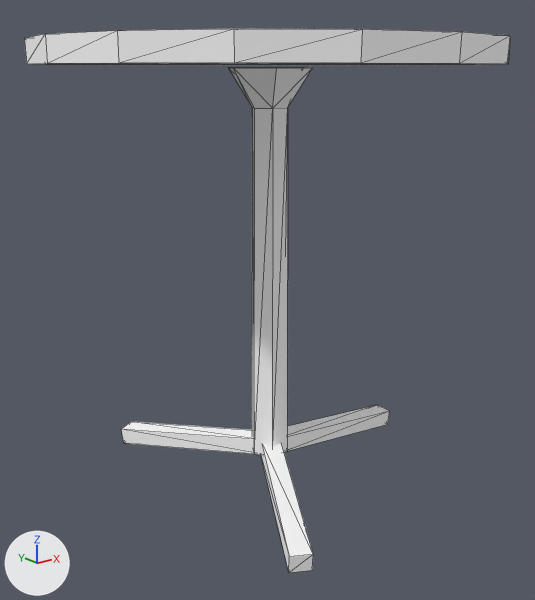
Two versions of the glTF model games/yorimichi/assets/belmonte/meshes/SM_BM_BP_CafeTable.glb, one commit apart.
Camera for both pictures: a camera (50 mm lens) standing at (-0.758, -0.942, 0.7) and looking at (-0.011, -0.009, 0.326). Every picture has the same lights, and +X, +Y and +Z are marked at lower left. The first picture is the older version. Mesh edges are drawn as thin lines. Vertices at exactly the same position are counted once.

In view in the first picture: 'SM_BM_BP_CafeTable'.
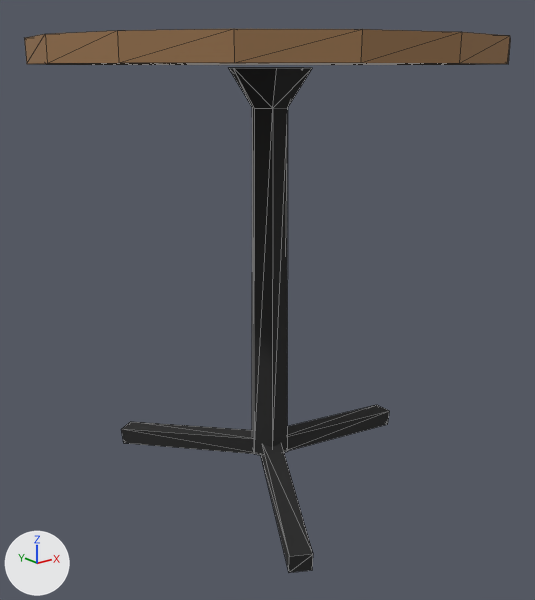
Edits to the bpy script that builds the scene:
```text
Change me_sm_bp_cafetable:
    where me_sm_bp_cafetable.from_pydata(...)  # 76 vertices, 124 faces; spans x -0.36..0.36, y -0.36..0.36, z 0.0..0.74
    used by ob_sm_bm_bp_cafetable; location = (0.0, 0.0, 0.0)
    me_sm_bp_cafetable part 1: 64 faces centred in x -0.351..0.351, y -0.351..0.351, z 0.705..0.74 are repainted in the vertex colours; the middle colour goes from white #ffffff to brown #99744f
    me_sm_bp_cafetable part 2: 60 faces centred in x -0.155..0.301, y -0.262..0.262, z 0.01..0.68 are repainted in the vertex colours; the middle colour goes from white #ffffff to black #212121
```

Pixel boxes (x1, y1, x2, y2) of what changed, in the pictures (535 x 600 px):
part 1 of me_sm_bp_cafetable, recoloured (white to brown)
    both: (24, 29, 510, 65)
part 2 of me_sm_bp_cafetable, recoloured (white to black)
    both: (121, 68, 389, 573)
